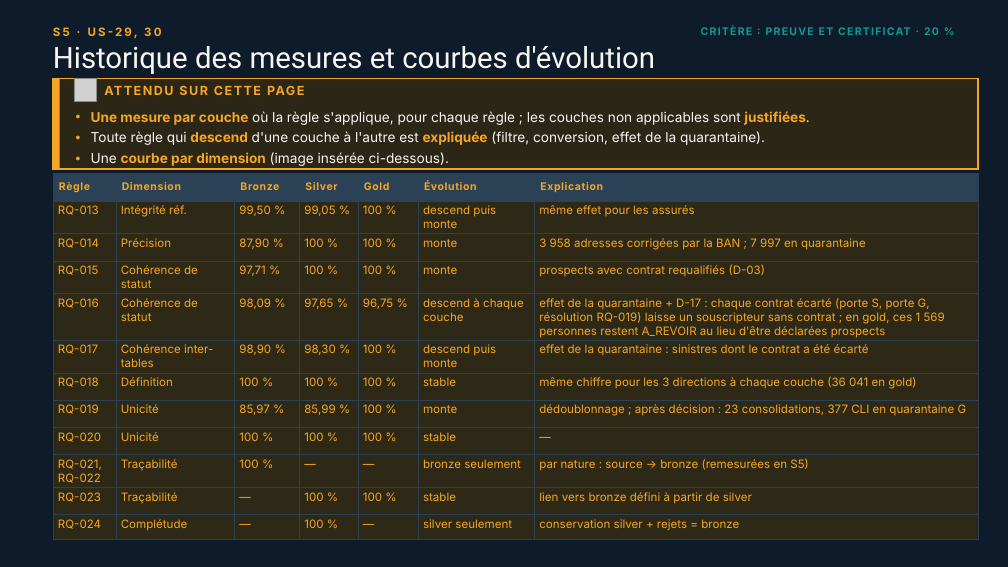
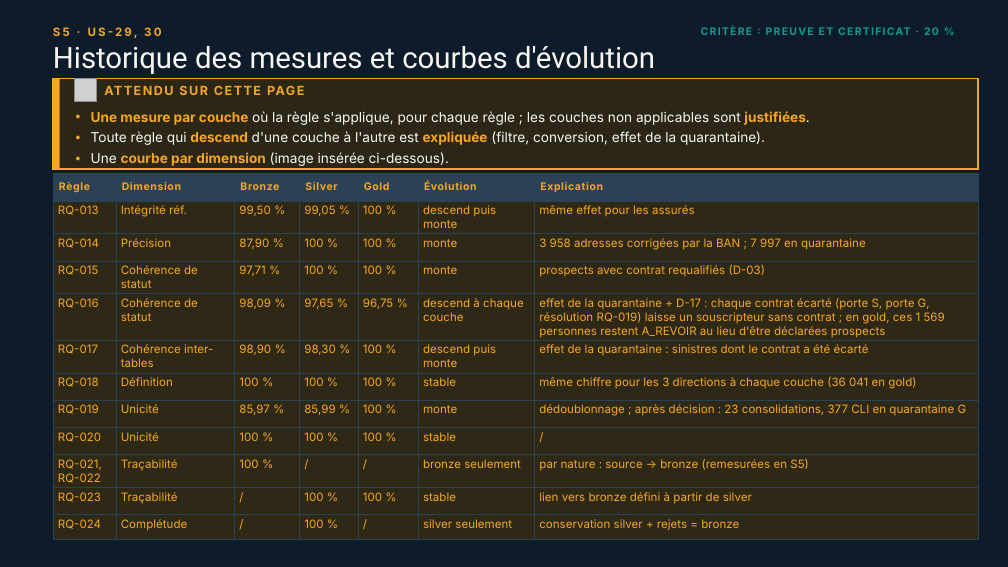
Before and after one commit to ruthabebeneg/td-qualite-g02, a slide deck: slide 36 of livrables/Livrable_Groupe_TD_AssurConnect.pptx. Drawn at 1008x567 pixels with LibreOffice and Linux fonts; fonts in the diff are those of the drawing; grey boxes stand for pictures; background and template pictures are left out. Boxes give left, top, right and bottom in pixels: in the first picture for what was removed or moved away, otherwise in the second. Text is boxed around its words. In the diff, an @@ line names an element or a change of style, - is before the commit and + after.

```diff
--- a/livrables/Livrable_Groupe_TD_AssurConnect.pptx
+++ b/livrables/Livrable_Groupe_TD_AssurConnect.pptx
@@ table at [53, 174, 979, 535] @@
-row 9, column 7: —
+row 9, column 7: /
-row 10, column 4: —
+row 10, column 4: /
-row 10, column 5: —
+row 10, column 5: /
-row 11, column 3: —
+row 11, column 3: /
-row 12, column 3: —
+row 12, column 3: /
-row 12, column 5: —
+row 12, column 5: /
```
Also in this commit, not shown: 6 other slides changed.
